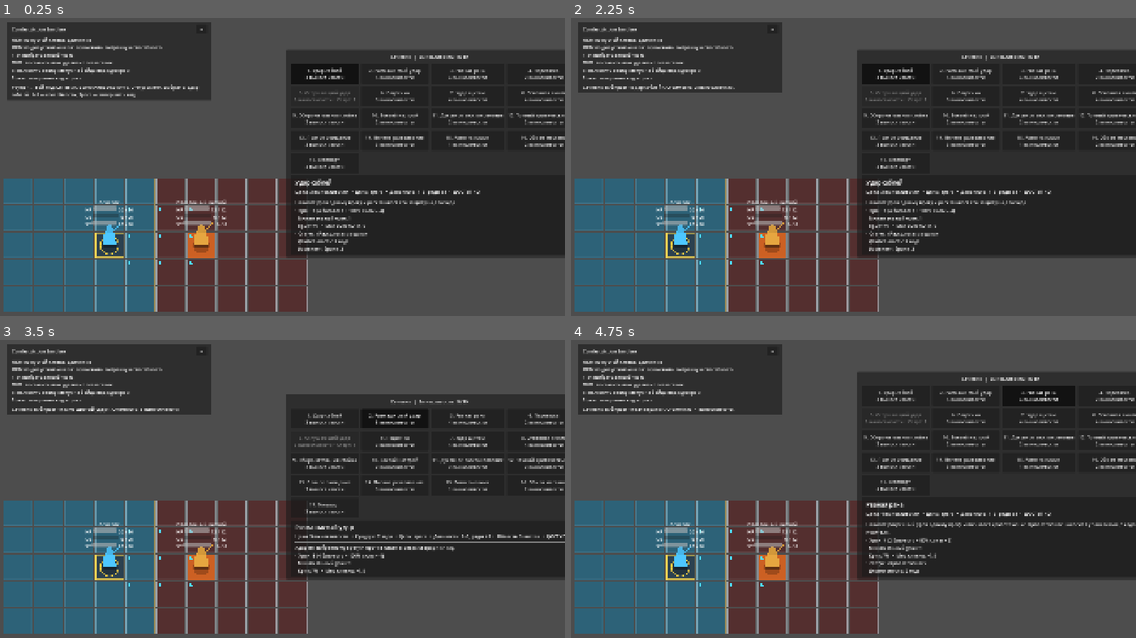
Above: before the commit, frames 1-4 (two rows, left to right).
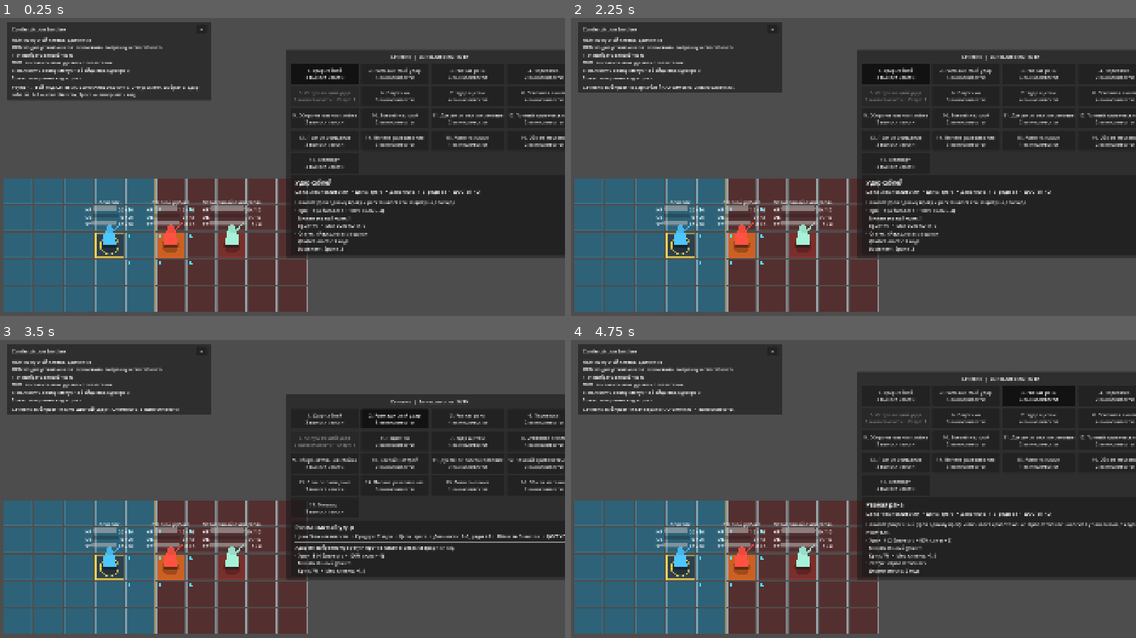
Above: after the commit, the same moments.

Repository: DanilNikolin/kleynod-steppe-frontier
Game: Godot game, scene res://scenes/debug/battle_grid_sandbox.tscn
The game is run twice, just before and just after one commit, with the same random seed, the same clock (stepped at 60 frames per second) and the same inputs. The project has no main scene, so this scene is started directly.
Inputs:
- Up to frame 1 (0.25 s): no input
- Up to frame 2 (2.25 s): click "−" at 0.5 s; click "+" at 1.25 s; click "1. Удар саблей 3 выносливости" at 2 s
- Up to frame 3 (3.5 s): click "2. Размашистый удар 5 выносли…" at 2.75 s
- Up to frame 4 (4.75 s): click "1. Удар саблей 3 выносливости" at 3.5 s; click "3. Рваная рана 4 выносливости" at 4.25 s

The runs differ from the first frame. In frame 1, 2.1% of the frame differs, in the area x 26-47%, y 60-81%; in frame 2, 2.1%; in frame 3, 2.1%; in frame 4, 2.1%.

Commit message:
test(debug): validate utility AI cleanse scoring

Diff:
--- a/content/abilities/debug/debug_full_cleanse.tres
+++ b/content/abilities/debug/debug_full_cleanse.tres
@@ -13,9 +13,9 @@
 
 [sub_resource type="Resource" id="Resource_full_cleanse_targeting"]
 script = ExtResource("2_targeting")
-aim_relation_mask = 1
-aim_offsets = Array[Vector2i]([Vector2i(0, 0)])
-affected_relation_mask = 1
+aim_relation_mask = 3
+aim_offsets = Array[Vector2i]([Vector2i(0, 0), Vector2i(1, 0), Vector2i(2, 0), Vector2i(-1, 0), Vector2i(-2, 0), Vector2i(0, 1), Vector2i(0, 2), Vector2i(0, -1), Vector2i(0, -2), Vector2i(1, 1), Vector2i(1, -1), Vector2i(-1, 1), Vector2i(-1, -1), Vector2i(2, 1), Vector2i(2, -1), Vector2i(-2, 1), Vector2i(-2, -1)])
+affected_relation_mask = 3
 
 [resource]
 script = ExtResource("1_ability")
--- /dev/null
+++ b/content/combatants/debug/debug_steppe_cleanser.tres
@@ -0,0 +1,22 @@
+[gd_resource type="Resource" script_class="CombatantDefinition" format=3]
+
+[ext_resource type="Script" uid="uid://djbs8im0vo51" path="res://core/battle/combatants/combatant_definition.gd" id="1_definition"]
+[ext_resource type="PackedScene" uid="uid://frc3c1tiqsau" path="res://presentation/battle/combatants/placeholder_combatant_visual.tscn" id="2_visual"]
+[ext_resource type="Resource" path="res://content/loadouts/debug/debug_steppe_cleanser_loadout.tres" id="3_loadout"]
+
+[resource]
+script = ExtResource("1_definition")
+definition_id = &"combatant_debug_steppe_cleanser"
+display_name = "Отладочный очищатель"
+description = "Временный саппорт для проверки Utility AI cleanse scoring."
+default_loadout = ExtResource("3_loadout")
+base_strength = 0
+base_agility = 1
+base_spirit = 3
+max_health = 10
+base_armor = 0
+max_stamina = 6
+stamina_regeneration = 3
+base_initiative = 2
+visual_scene = ExtResource("2_visual")
+visual_tint = Color(0.65, 0.95, 0.85, 1)
--- a/content/encounters/debug/debug_skirmish_2v2.tres
+++ b/content/encounters/debug/debug_skirmish_2v2.tres
@@ -3,8 +3,9 @@
 [ext_resource type="Script" uid="uid://btrmmugs1t8yq" path="res://core/battle/encounters/battle_encounter_definition.gd" id="1_encounter"]
 [ext_resource type="Script" uid="uid://blbixnlpyjeaf" path="res://core/battle/encounters/combatant_spawn_definition.gd" id="2_spawn"]
 [ext_resource type="Resource" uid="uid://b3fmtemw5g732" path="res://scenes/debug_sechevik.tres" id="3_player"]
-[ext_resource type="Resource" path="res://content/combatants/debug/debug_steppe_disabler.tres" id="4_disabler"]
-[ext_resource type="Script" uid="uid://2apyueuevyjk" path="res://core/battle/sides/battle_side_rules.gd" id="5_side_rules"]
+[ext_resource type="Resource" uid="uid://b4a26r5s863rx" path="res://content/combatants/debug/debug_steppe_raider.tres" id="4_enemy"]
+[ext_resource type="Resource" path="res://content/combatants/debug/debug_steppe_cleanser.tres" id="5_cleanser"]
+[ext_resource type="Script" uid="uid://2apyueuevyjk" path="res://core/battle/sides/battle_side_rules.gd" id="6_side_rules"]
 
 [sub_resource type="Resource" id="Resource_player_1"]
 script = ExtResource("2_spawn")
@@ -13,20 +14,27 @@
 team_id = &"team_player"
 coordinate = Vector2i(3, 2)
 
-[sub_resource type="Resource" id="Resource_enemy_disabler"]
+[sub_resource type="Resource" id="Resource_enemy_cleanse_target"]
 script = ExtResource("2_spawn")
-instance_id = &"enemy_disabler"
-combatant_definition = ExtResource("4_disabler")
+instance_id = &"enemy_cleanse_target"
+combatant_definition = ExtResource("4_enemy")
 team_id = &"team_enemy"
-coordinate = Vector2i(6, 2)
+coordinate = Vector2i(5, 2)
+
+[sub_resource type="Resource" id="Resource_enemy_cleanser"]
+script = ExtResource("2_spawn")
+instance_id = &"enemy_cleanser"
+combatant_definition = ExtResource("5_cleanser")
+team_id = &"team_enemy"
+coordinate = Vector2i(7, 2)
 
 [sub_resource type="Resource" id="Resource_side_rules"]
-script = ExtResource("5_side_rules")
+script = ExtResource("6_side_rules")
 
 [resource]
 script = ExtResource("1_encounter")
 encounter_id = &"debug_skirmish_2v2"
-display_name = "Отладка Utility AI harmful status"
-description = "Проверка harmful status scoring: ловчий должен выбрать Подсечку и наложить обездвиживание на игрока."
+display_name = "Отладка Utility AI cleanse"
+description = "Проверка cleanse scoring: игрок вешает вредный статус на рубаку, очищатель должен снять его."
 side_rules = SubResource("Resource_side_rules")
-combatant_spawns = Array[ExtResource("2_spawn")]([SubResource("Resource_player_1"), SubResource("Resource_enemy_disabler")])
+combatant_spawns = Array[ExtResource("2_spawn")]([SubResource("Resource_player_1"), SubResource("Resource_enemy_cleanse_target"), SubResource("Resource_enemy_cleanser")])
--- /dev/null
+++ b/content/loadouts/debug/debug_steppe_cleanser_loadout.tres
@@ -0,0 +1,12 @@
+[gd_resource type="Resource" script_class="CombatantLoadoutDefinition" format=3]
+
+[ext_resource type="Script" uid="uid://bis4duqvyinf4" path="res://core/battle/loadouts/combatant_loadout_definition.gd" id="1_loadout"]
+[ext_resource type="Script" uid="uid://dkivlbn8e06qo" path="res://core/battle/abilities/ability_definition.gd" id="2_ability"]
+[ext_resource type="Resource" uid="uid://cbid6i3pu34gm" path="res://content/abilities/debug/debug_full_cleanse.tres" id="3_cleanse"]
+
+[resource]
+script = ExtResource("1_loadout")
+loadout_id = &"loadout_debug_steppe_cleanser"
+display_name = "Отладочный очищатель"
+default_ability_id = &"ability_full_cleanse"
+abilities = Array[ExtResource("2_ability")]([ExtResource("3_cleanse")])
Not shown, changed: godot_focused_context.py
